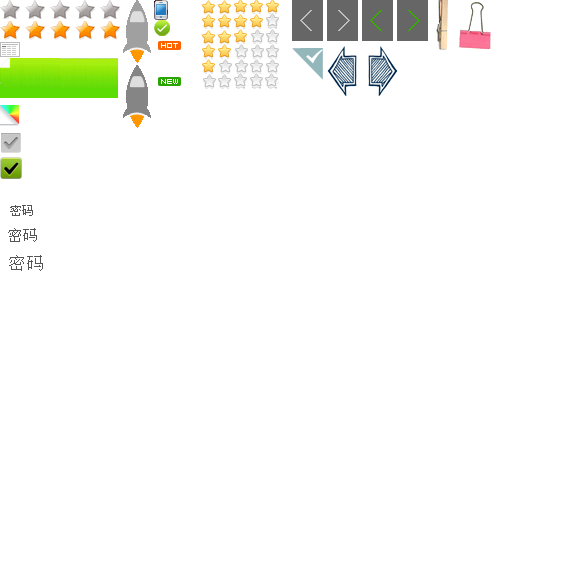
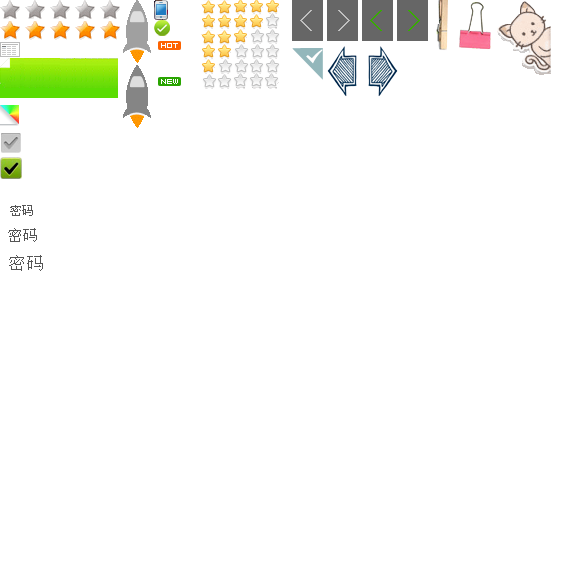
Layered file, before and after one edit (w=567, h=567). Changes by layer:
added layer "cat" above "click" over [497, 1, 551, 75]
